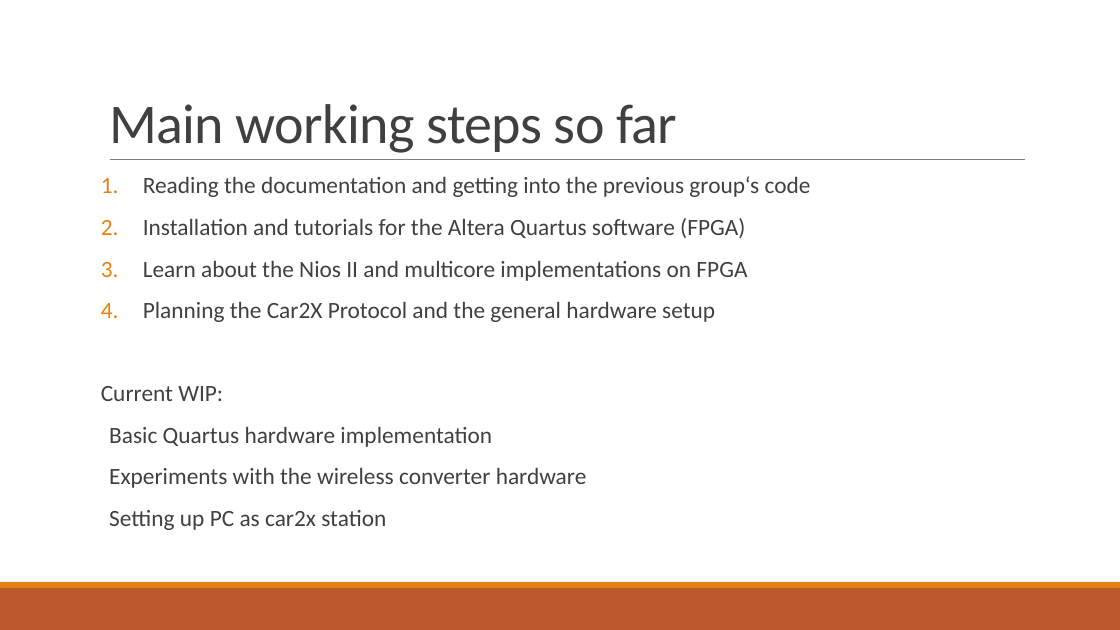
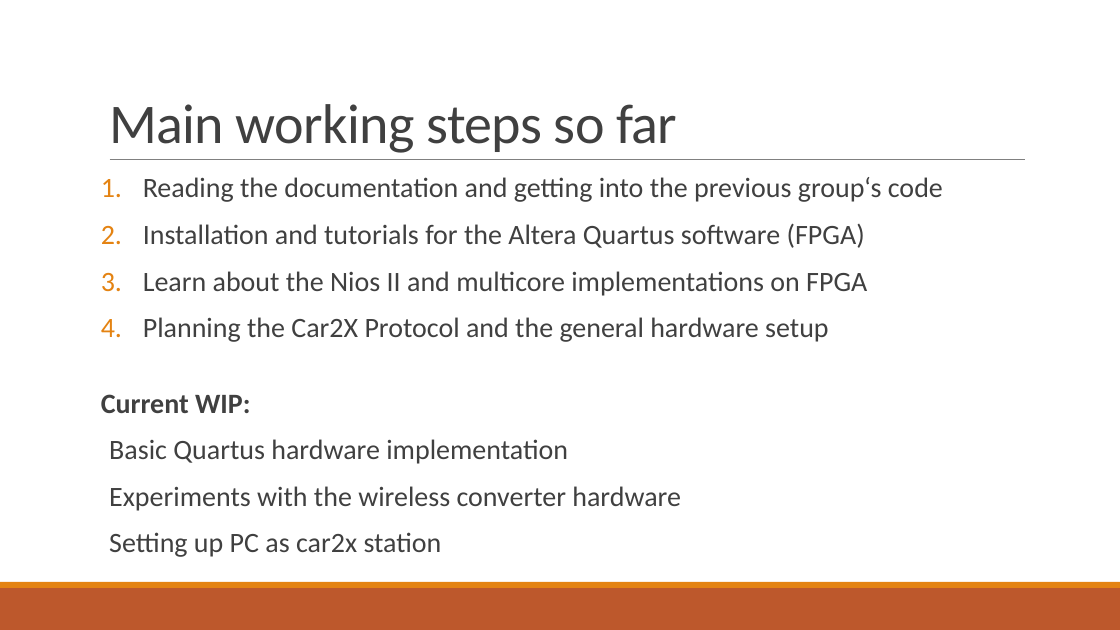
Before and after one commit to fjanssen/Car2X, a slide deck: slide 3 of doc/MidTerm.pptx. Drawn at 1120x630 pixels with LibreOffice and Linux fonts; fonts in the diff are those of the drawing. Boxes give left, top, right and bottom in pixels: in the first picture for what was removed or moved away, otherwise in the second. Text is boxed around its words. In the diff, an @@ line names an element or a change of style, - is before the commit and + after.

```diff
--- a/doc/MidTerm.pptx
+++ b/doc/MidTerm.pptx
@@ text "Reading the documentation and getting ..." at <box>101,177,943,557</box>: size 20 to 24 pt; bold on in "Current WIP:" @@
```
Also in this commit, not shown: 2 other slides changed, 1 slide added, 2 slides removed.
